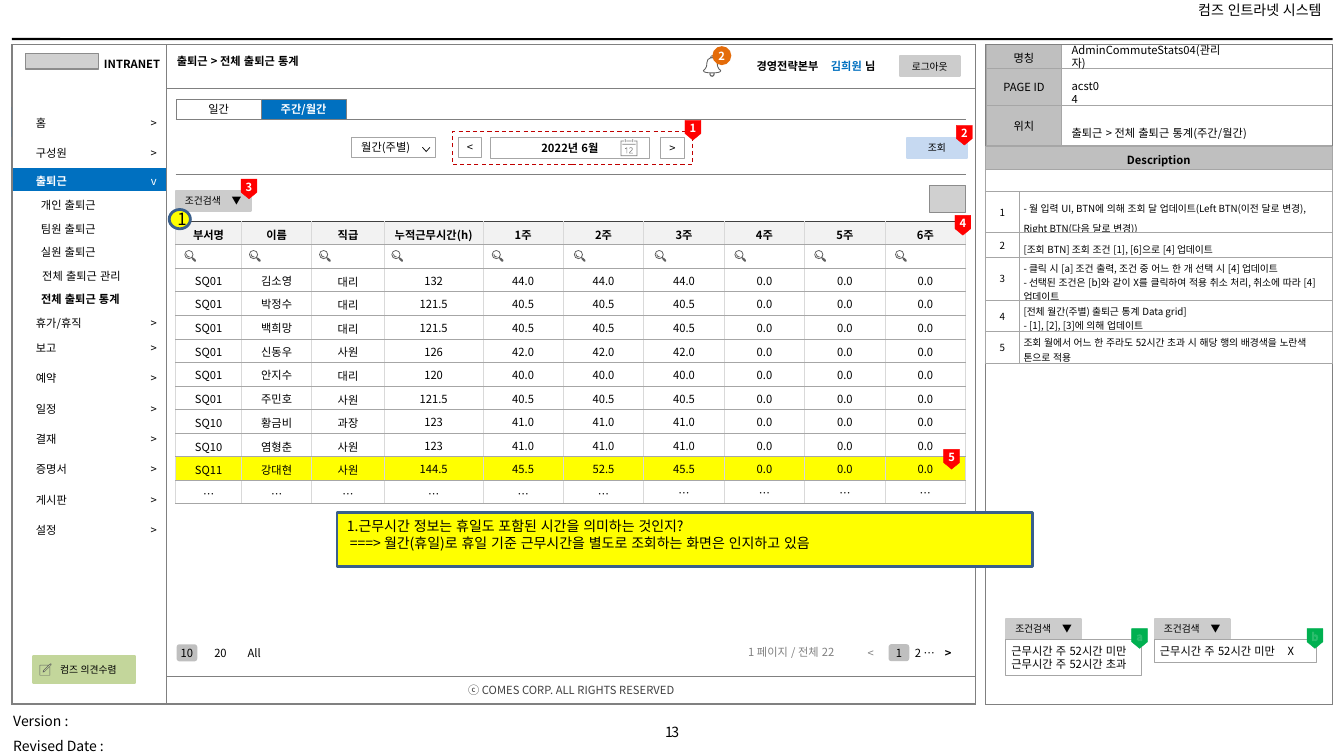
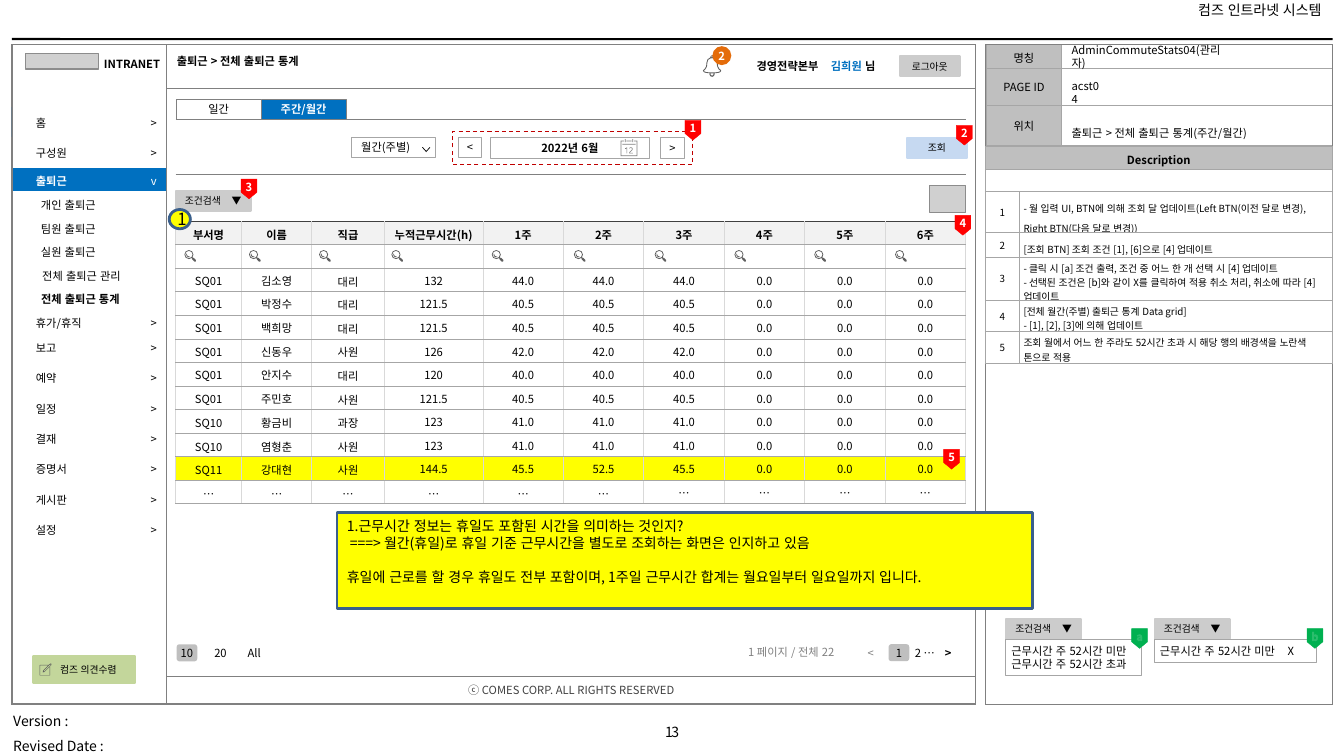
Before and after one commit to yamdeng/coms_groupware, a slide deck: slide 13 of docs/컴즈_인트라넷 시스템_화면 설계서_V0.80_안용성질의사항_1004.pptx. Drawn at 1344x756 pixels with LibreOffice and Linux fonts; fonts in the diff are those of the drawing; grey boxes stand for pictures; background and template pictures are left out. Boxes give left, top, right and bottom in pixels: in the first picture for what was removed or moved away, otherwise in the second. Text is boxed around its words. In the diff, an @@ line names an element or a change of style, - is before the commit and + after.

```diff
--- a/docs/컴즈_인트라넷 시스템_화면 설계서_V0.80_안용성질의사항_1004.pptx
+++ b/docs/컴즈_인트라넷 시스템_화면 설계서_V0.80_안용성질의사항_1004.pptx
@@ rectangle "1.근무시간 정보는 휴일도 포함된 시간을 ...": place and size @@
-rectangle "1.근무시간 정보는 휴일도 포함된 시간을 ..." at (337,513,1032,567)
+rectangle "1.근무시간 정보는 휴일도 포함된 시간을 ..." at (337,513,1032,609)
@@ text in rectangle at (347,570,921,585): paragraph added @@
+휴일에 근로를 할 경우 휴일도 전부 포함이며, 1주일 근무시간 합계는 월요일부터 일요일까지 입니다.
```
Also in this commit, not shown: 17 other slides changed, 20 other files.
